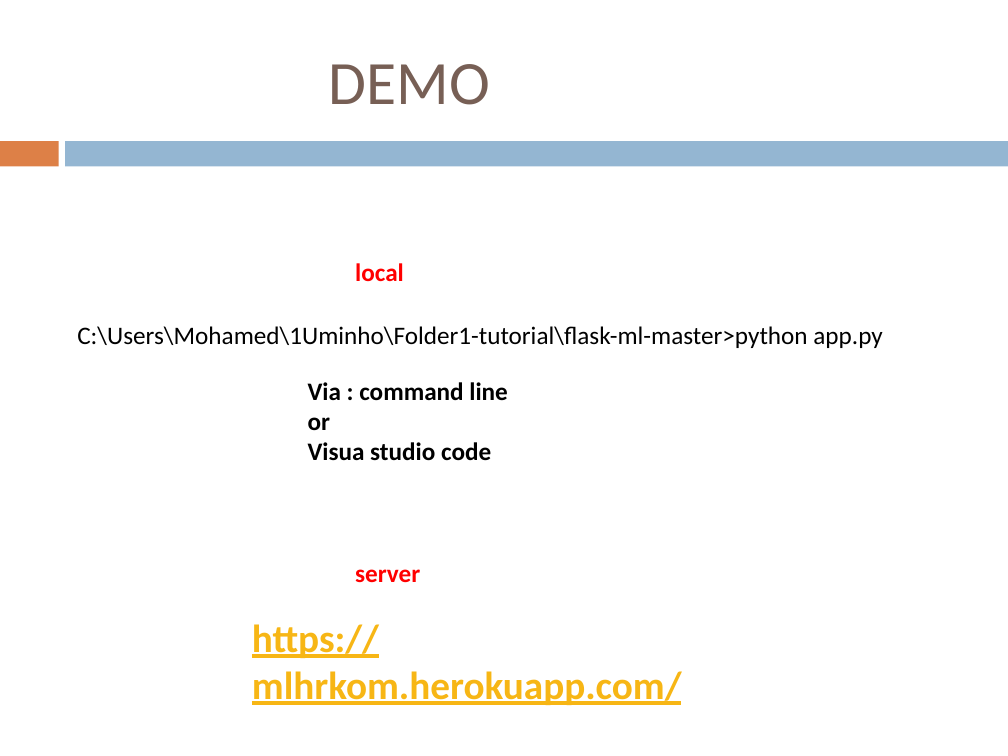
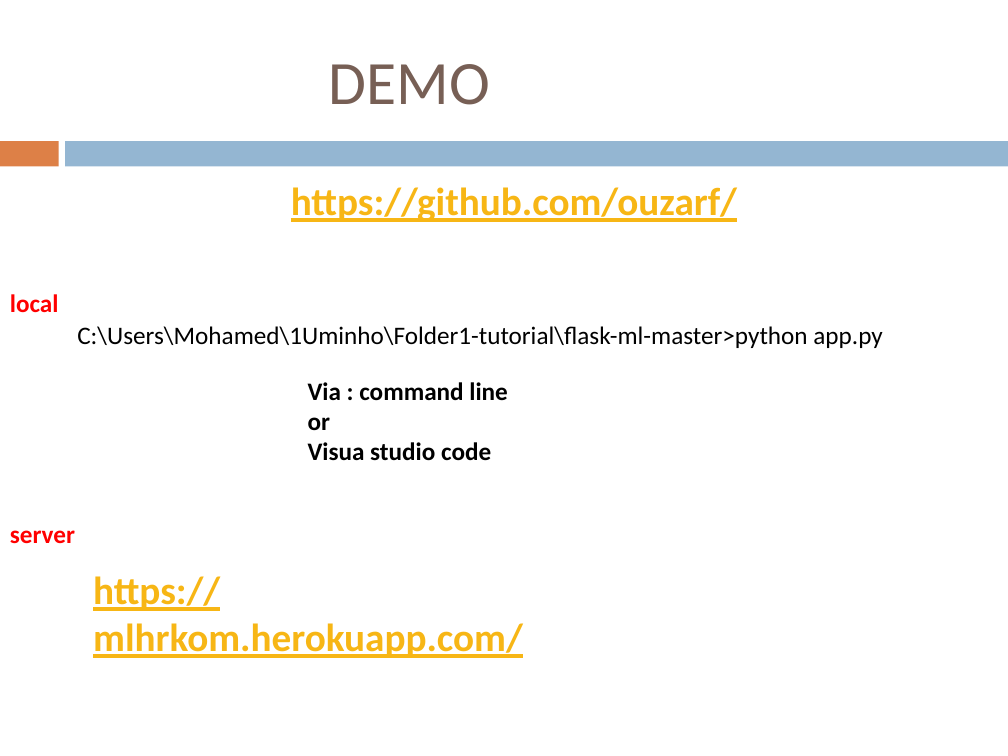
Before and after one commit to ouzarf/seminars, a slide deck: slide 14 of uminho19-Flask - Heroku.pptx. Drawn at 1008x756 pixels with LibreOffice and Linux fonts; fonts in the diff are those of the drawing. Boxes give left, top, right and bottom in pixels: in the first picture for what was removed or moved away, otherwise in the second. Text is boxed around its words. In the diff, an @@ line names an element or a change of style, - is before the commit and + after.

Commit message:
add
update

```diff
--- a/uminho19-Flask - Heroku.pptx
+++ b/uminho19-Flask - Heroku.pptx
@@ text added at [291,187,737,222], 28 pt, text #F7B615, bold, underline @@
+https://github.com/ouzarf/
@@ text "local": place and size @@
-text "local" at [355,263,404,282]
+text "local" at [10,294,59,313]
@@ text "server": place and size @@
-text "server" at [355,569,420,583]
+text "server" at [10,530,75,544]
@@ text "https://mlhrkom.herokuapp.com/": place and size @@
-text "https://mlhrkom.herokuapp.com/" at [252,624,682,705]
+text "https://mlhrkom.herokuapp.com/" at [93,576,523,658]
```
Also in this commit, not shown: 1 other slide changed.
